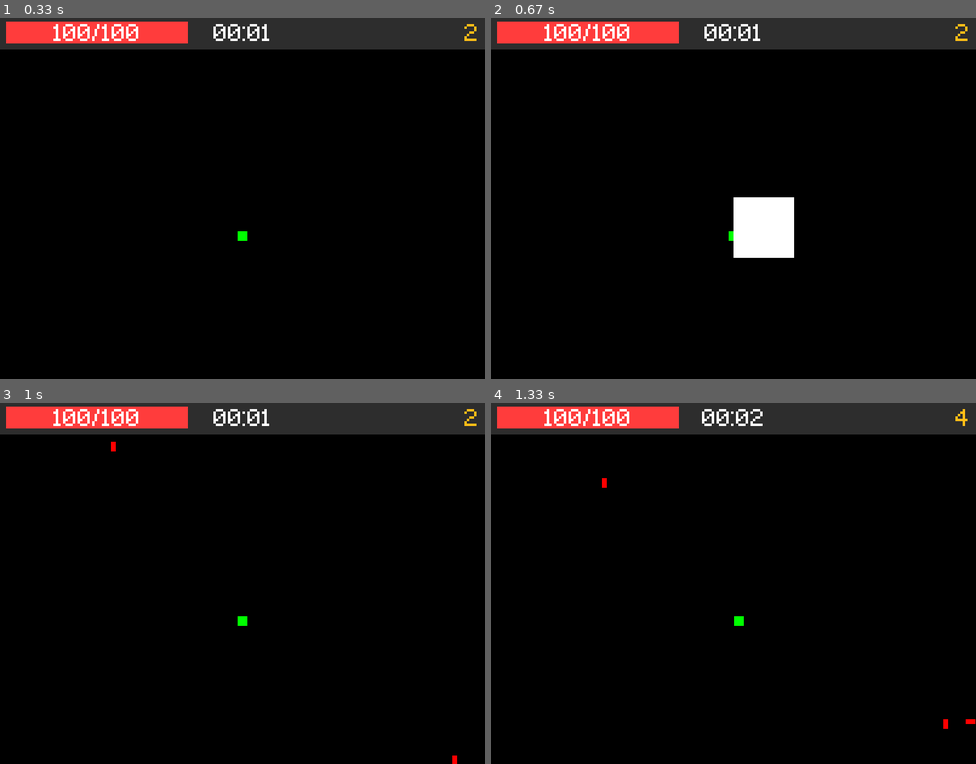
Above: before the commit, frames 1-4 (two rows, left to right).
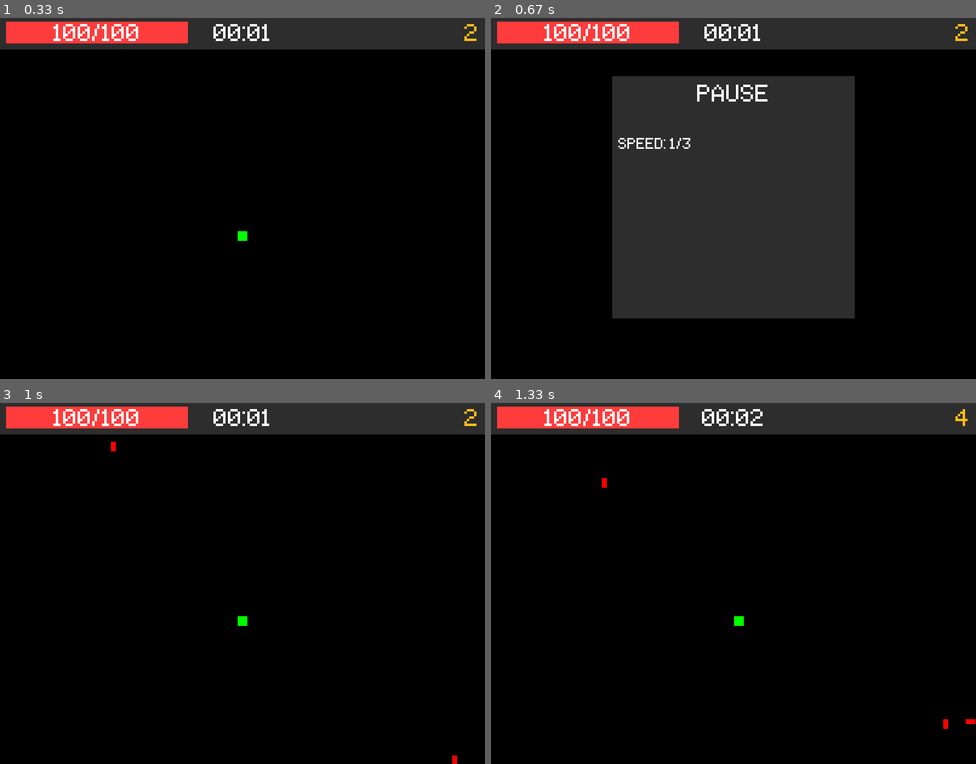
Above: after the commit, the same moments.

Repository: Thinato/pygame-bullet-hell
Game: pygame game, started from main.py
The game is run twice, just before and just after one commit, with the same random seed, the same clock (stepped at 60 frames per second) and the same inputs.
Inputs:
- Up to frame 1 (0.33 s): no input
- Up to frame 2 (0.67 s): hold Esc from 0.33 s (still down); hold D from 0.33 s (still down)
- Up to frame 3 (1 s): release Esc at 0.8 s; release D at 0.8 s; tap Esc at 0.83 s
- Up to frame 4 (1.33 s): hold D from 1.17 s (still down)

Frame 1 is identical in both runs. In frame 2, 34% of the frame differs, in the area x 25-75%, y 16-84%; in frame 3, nothing differs; in frame 4, nothing differs.

Commit message:
added pause menu

Diff:
--- a/game.py
+++ b/game.py
@@ -176,7 +176,16 @@
 
 
 	def draw_menu(self, screen):
-		pg.draw.rect(screen, WHITE, (screen.get_size()[0]//2, screen.get_size()[1]//2, 100,100))
+		pg.draw.rect(screen, GREY45, (screen.get_size()[0]//2-200, screen.get_size()[1]//2-200, 400,400))
+
+
+		pause = self.font.render("PAUSE", True, WHITE)
+		screen.blit(pause, (screen.get_size()[0]//2 - pause.get_width()//2,screen.get_size()[1]//2-190))
+
+		# STATS
+		speed = self.font20.render(f"SPEED: {self.player.speed}/{self.player.max_speed}", True, WHITE)
+		screen.blit(speed, (screen.get_size()[0]//2-190,screen.get_size()[1]//2-100))
+
 
 		pg.display.flip()
 
--- a/orb.py
+++ b/orb.py
@@ -42,7 +42,8 @@
 		game.mutation_cp = game.current_time
 
 		if self.mutation == 'speed+':
-			game.player.speed += 1
+			if game.player.speed != game.player.max_speed:
+				game.player.speed += 1
 		elif self.mutation == 'regen+':
 			game.player.regen += 1
 		elif self.mutation == 'health+':
--- a/player.py
+++ b/player.py
@@ -7,6 +7,7 @@
 		self.size = (16,16)
 		self.rect = pg.Rect((screen.get_size()[0]//2 - self.size[0]//2, screen.get_size()[1]//2 - self.size[1]//2 + (80-self.size[0])), self.size )
 		self.speed = 1
+		self.max_speed = 3
 		self.defense = 1
 
 		self.immunity_cp = 0
